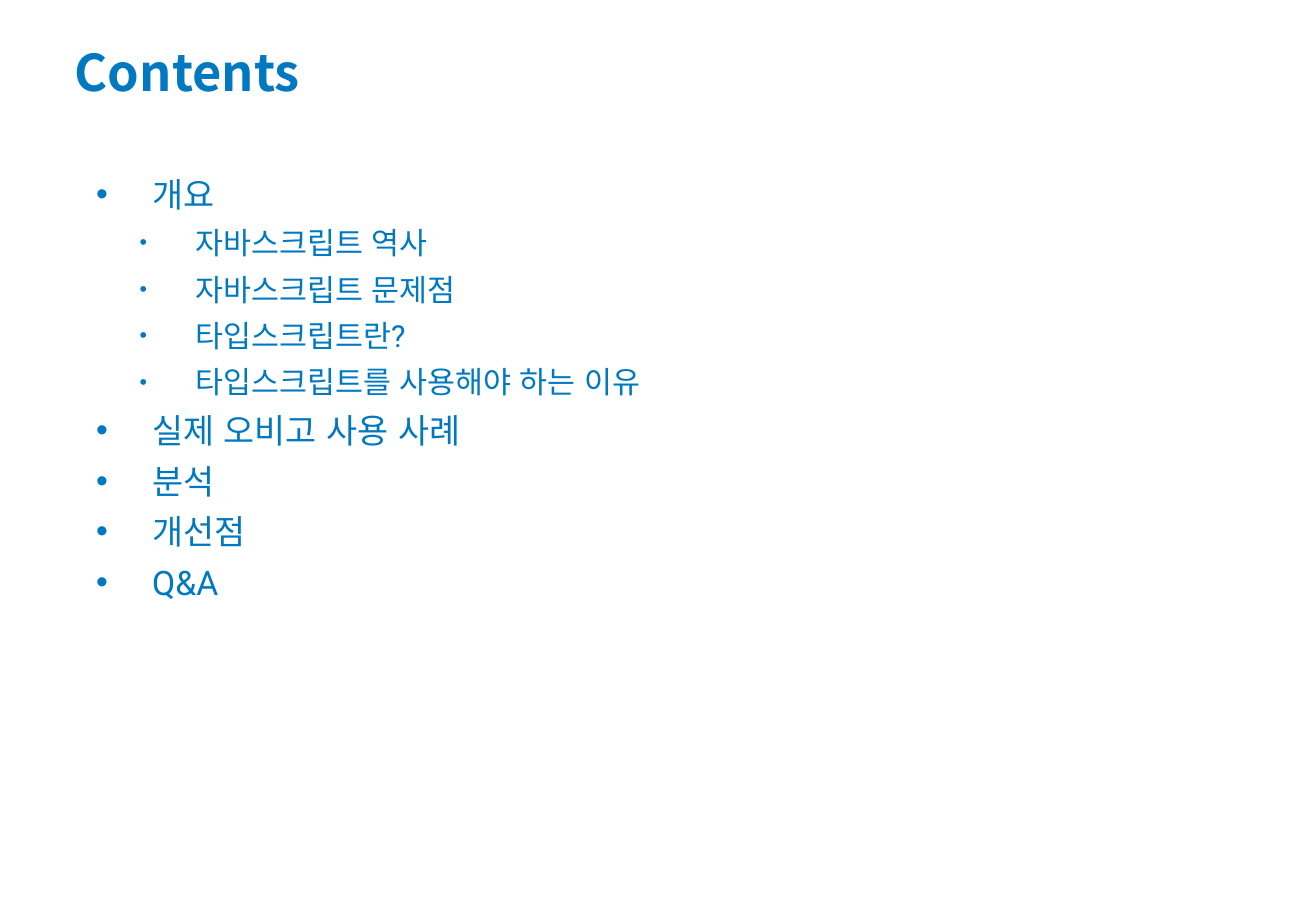
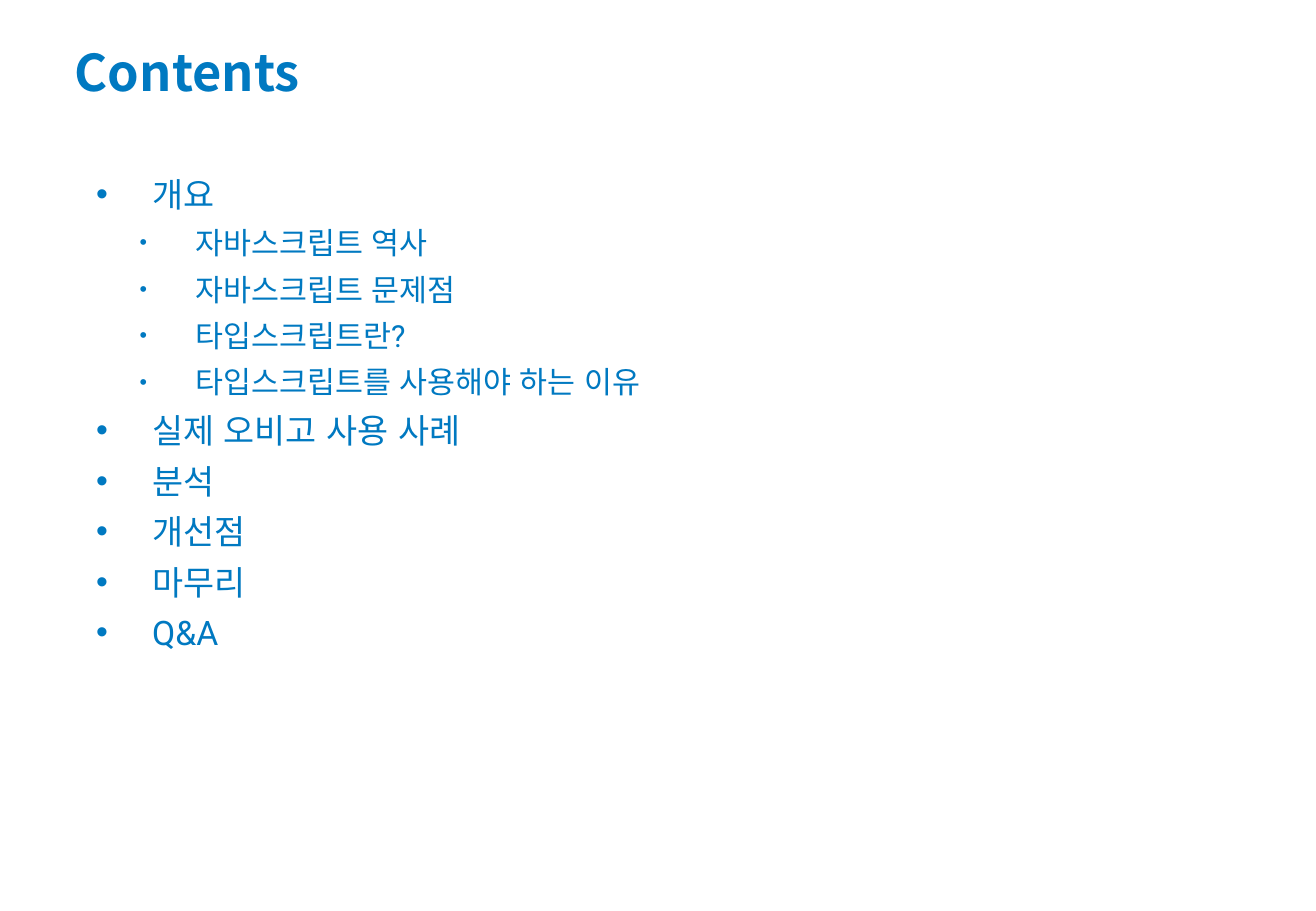
Before and after one commit to dudwns0921/Obigo_Typescript_seminar, a slide deck: slide 2 of 발표자료.pptx. Drawn at 1316x911 pixels with LibreOffice and Linux fonts; fonts in the diff are those of the drawing; background and template pictures are left out. Boxes give left, top, right and bottom in pixels: in the first picture for what was removed or moved away, otherwise in the second. Text is boxed around its words. In the diff, an @@ line names an element or a change of style, - is before the commit and + after.

```diff
--- a/발표자료.pptx
+++ b/발표자료.pptx
@@ text at (152,567,245,598): paragraph added @@
+• 마무리
```
Also in this commit, not shown: 2 other slides changed, 5 slides added, 1 slide removed, 3 other files.
